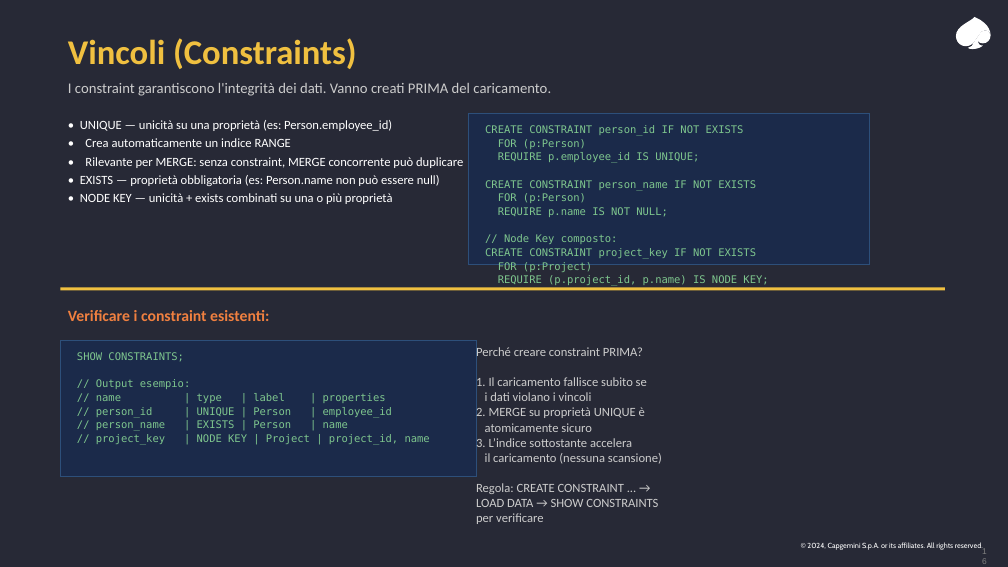
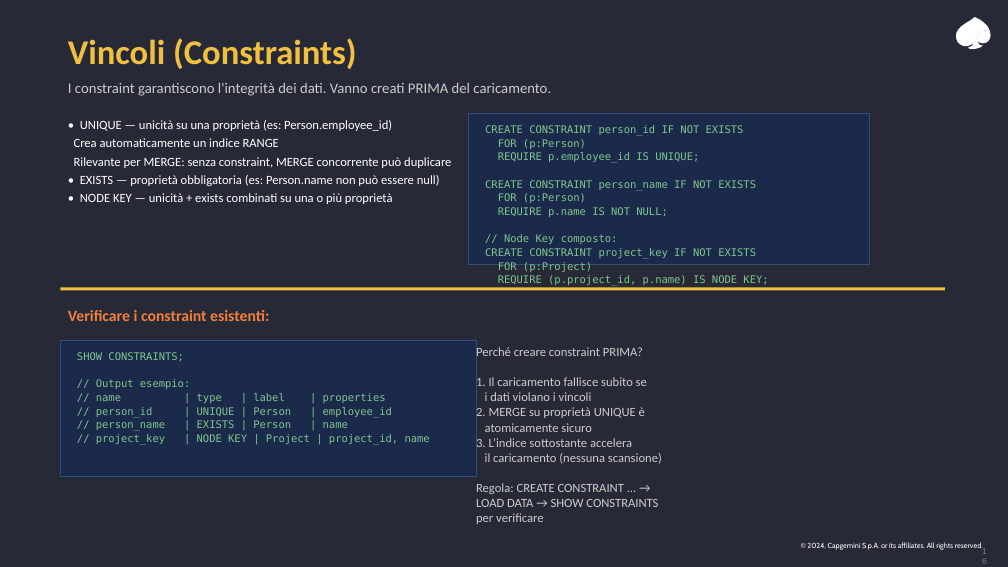
Before and after one commit to leobcc/neo4j-training-course-material, a slide deck: slide 16 of slides/session-01/session-01.pptx. Drawn at 1008x567 pixels with LibreOffice and Linux fonts; fonts in the diff are those of the drawing. Boxes give left, top, right and bottom in pixels: in the first picture for what was removed or moved away, otherwise in the second. Text is boxed around its words. In the diff, an @@ line names an element or a change of style, - is before the commit and + after.

Commit message:
Fix double bullets, overflow, and merged lists in Session 1

```diff
--- a/slides/session-01/session-01.pptx
+++ b/slides/session-01/session-01.pptx
@@ text at <box>74,138,451,168</box>: text changed @@
-• Crea automaticamente un indice RANGE
-• Rilevante per MERGE: senza constraint, MERGE concorrente può duplicare
+Crea automaticamente un indice RANGE
+Rilevante per MERGE: senza constraint, MERGE concorrente può duplicare
```
Also in this commit, not shown: 10 other slides changed.
